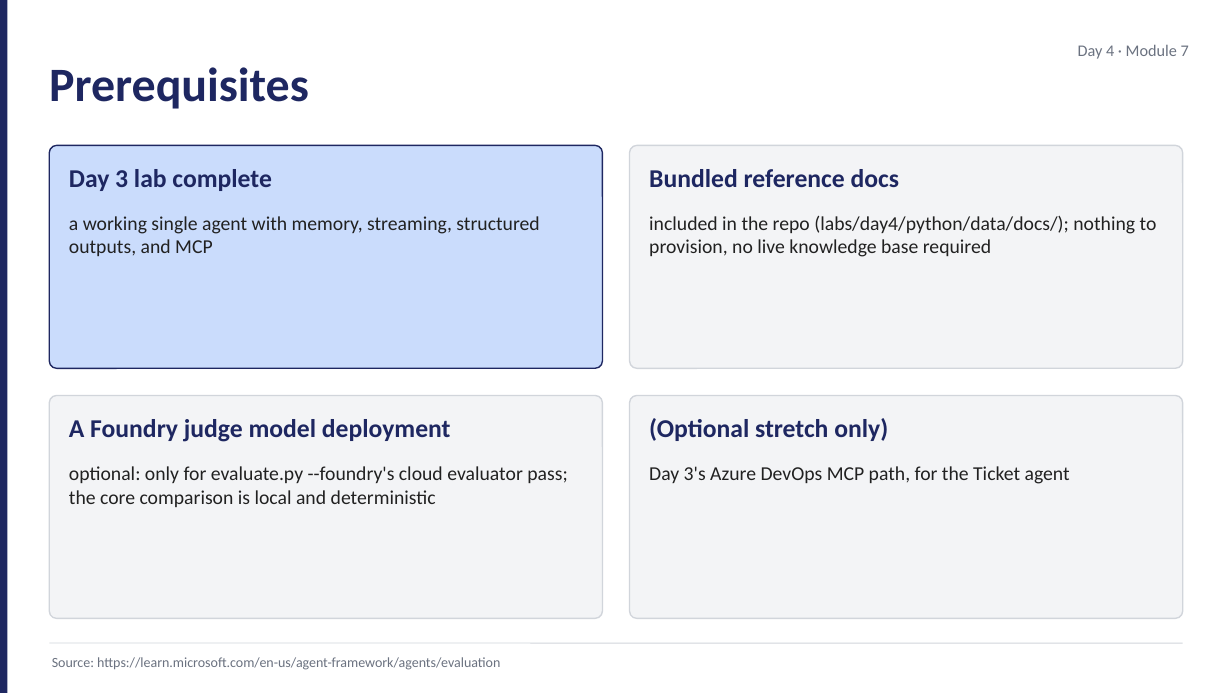
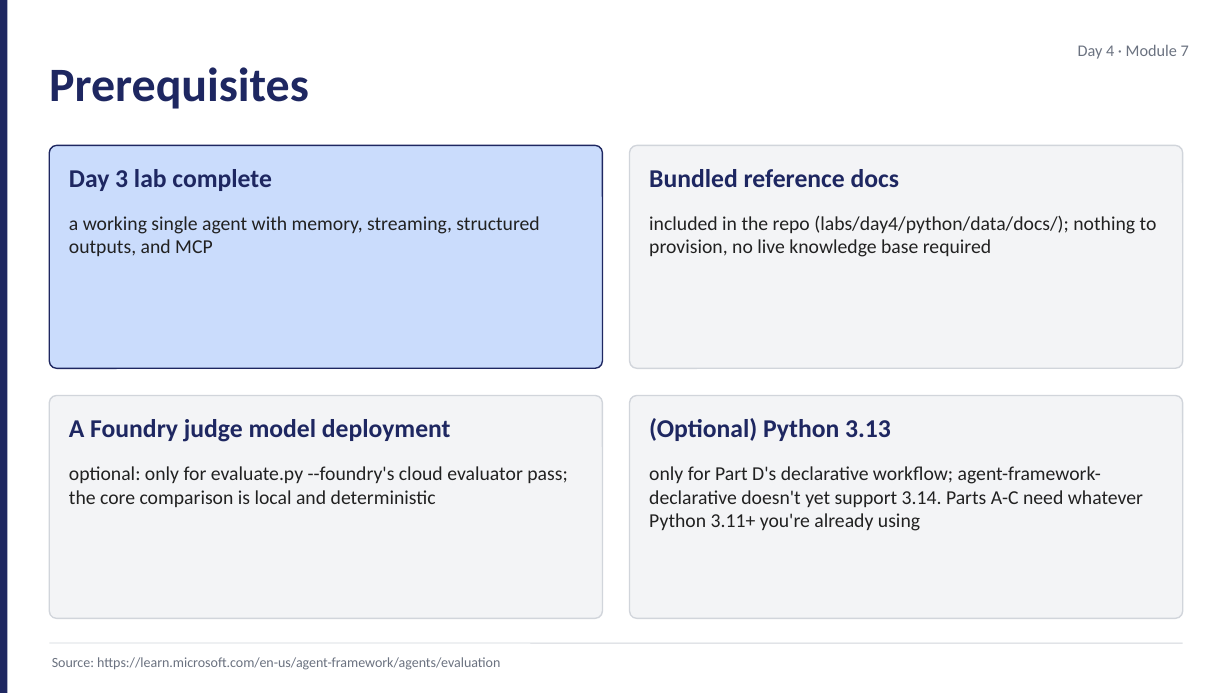
Before and after one commit to JimPiquant/Building-AI-Apps-and-Agents, a slide deck: slide 10 of decks/day4/module-7-lab-kickoff.pptx. Drawn at 1232x693 pixels with LibreOffice and Linux fonts; fonts in the diff are those of the drawing. Boxes give left, top, right and bottom in pixels: in the first picture for what was removed or moved away, otherwise in the second. Text is boxed around its words. In the diff, an @@ line names an element or a change of style, - is before the commit and + after.

```diff
--- a/decks/day4/module-7-lab-kickoff.pptx
+++ b/decks/day4/module-7-lab-kickoff.pptx
@@ text at [649,418,891,441]: text changed @@
-(Optional stretch only)
+(Optional) Python 3.13
@@ text at [649,466,1143,531]: text changed @@
-Day 3's Azure DevOps MCP path, for the Ticket agent
+only for Part D's declarative workflow; agent-framework-declarative doesn't yet support 3.14. Parts A-C need whatever Python 3.11+ you're already using
```
Also in this commit, not shown: 2 other slides changed, 8 other files.
